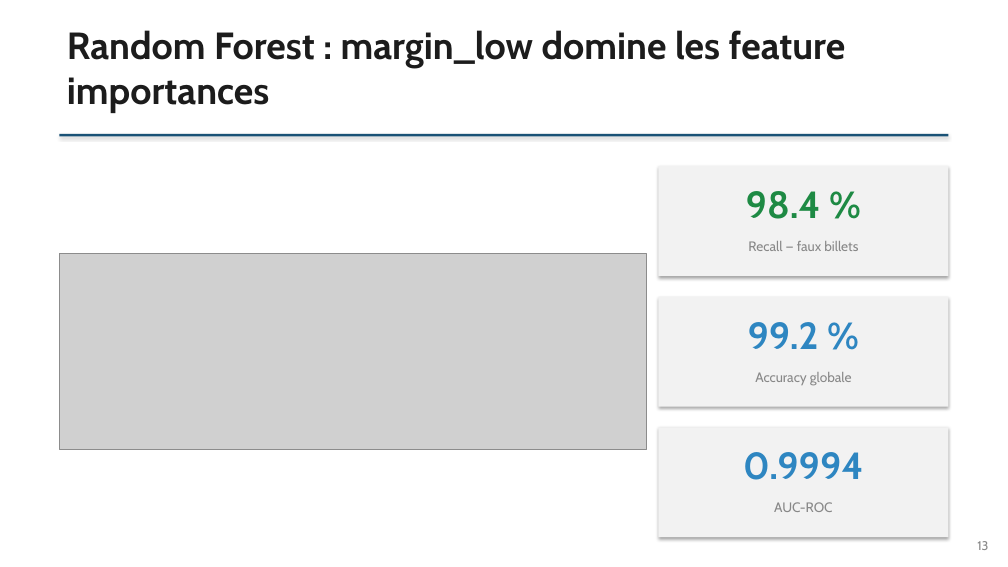
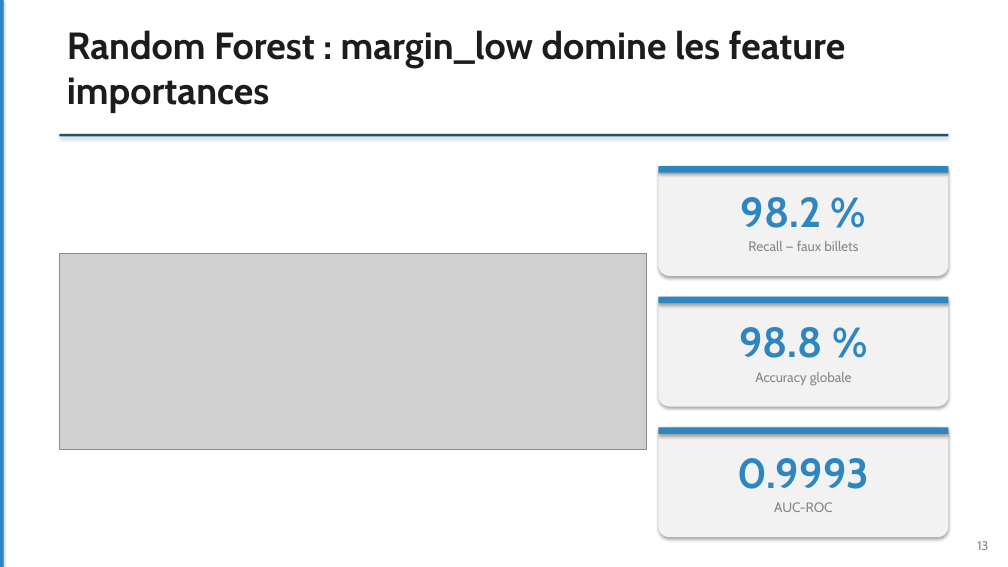
Before and after one commit to Elicesjo/PROJET-11-, a slide deck: slide 13 of Elices-Diez_Josy_3_Support_presentation_062026.pptx. Drawn at 1008x567 pixels with LibreOffice and Linux fonts; fonts in the diff are those of the drawing; grey boxes stand for pictures. Boxes give left, top, right and bottom in pixels: in the first picture for what was removed or moved away, otherwise in the second. Text is boxed around its words. In the diff, an @@ line names an element or a change of style, - is before the commit and + after.

```diff
--- a/Elices-Diez_Josy_3_Support_presentation_062026.pptx
+++ b/Elices-Diez_Josy_3_Support_presentation_062026.pptx
@@ rectangle added at box(0, 0, 4, 567), fill #2E86C1 @@
@@ rectangle added at box(659, 166, 949, 173), fill #2E86C1 @@
@@ text at box(741, 197, 822, 228): text changed; size 36 to 40 pt; text colour #1E8A44 to #2E86C1 @@
-98.4 %
+98.2 %
@@ rectangle added at box(659, 297, 949, 304), fill #2E86C1 @@
@@ text at box(739, 327, 823, 358): text changed; size 36 to 40 pt @@
-99.2 %
+98.8 %
@@ rectangle to rounded rectangle in 3 elements at box(659, 166, 949, 276), box(659, 297, 949, 407), box(659, 427, 949, 537) @@
@@ rectangle added at box(659, 427, 949, 434), fill #2E86C1 @@
@@ text at box(737, 458, 869, 489): text changed; size 36 to 40 pt @@
-0.9994
+0.9993
```
Also in this commit, not shown: 12 other slides changed, 4 slides added, 2 slides removed, 18 other files.
